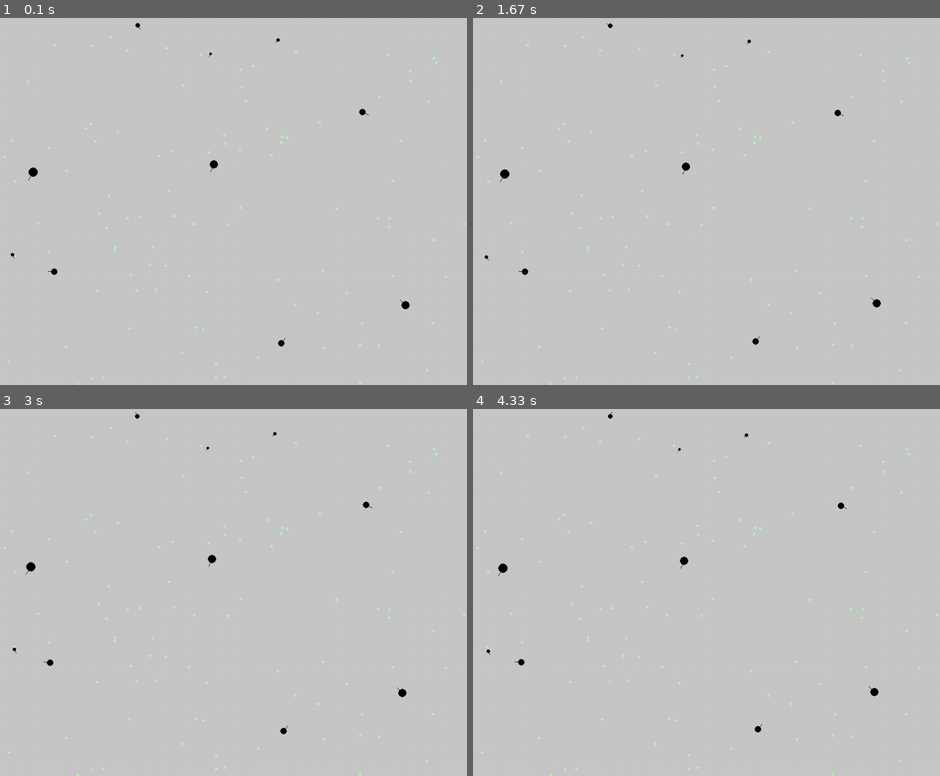
Above: before the commit, frames 1-4 (two rows, left to right).
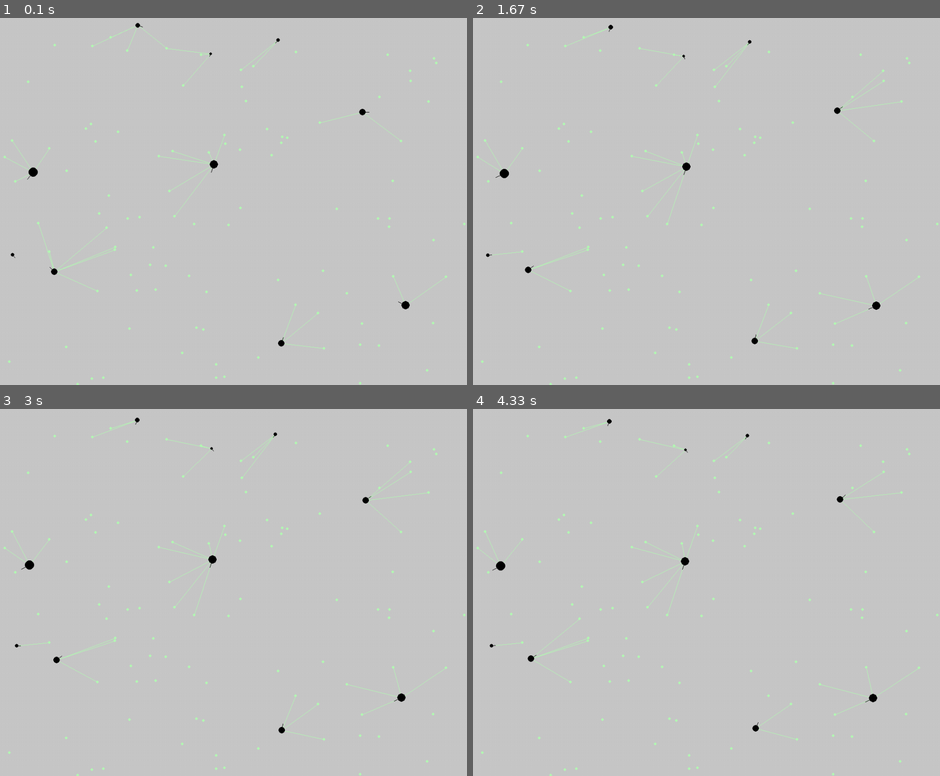
Above: after the commit, the same moments.

Repository: niclasflach/Pygame
Game: pygame game, started from simulation.py
Same seed, same stepped clock (60 frames per second), same inputs: the game is played once before the commit and once after it.
Inputs:
- Up to frame 1 (0.1 s): no input
- Up to frame 2 (1.67 s): no input
- Up to frame 3 (3 s): no input
- Up to frame 4 (4.33 s): no input

The runs differ from the first frame. In frame 1, 0.3% of the frame differs, in the area x 1-96%, y 2-91%; in frame 2, 0.5%; in frame 3, 0.5%; in frame 4, 0.6%, in the area x 1-96%, y 0-91%.

Commit message:
Simulation works with eating etc. now

Diff:
--- a/simulation.py
+++ b/simulation.py
@@ -1,6 +1,8 @@
 import random
 import sys, pygame
 import pygame.math as math
+import math as pymath
+
 pygame.init()
 
 size = width, height = 1024,800
@@ -21,21 +23,52 @@
         self.size = size
         self.direction = pygame.Vector2(random.randint(-10,10) , random.randint(-10,10) )
         self.speed = 0.1
-        self.agility = 10
+        self.agility = 1
+        self.los_length = 150
+        self.target = pygame.Vector2()
 
         self.direction = self.direction.normalize()
-        print(self.direction * 5)
         # self.direction = random.randint(0,10) - 5, random.randint(0,10) - 5
+
     def __del__(self):
       # print('Inside the destructor')
       # print('Object gets destroyed')
       pass
+
+
     def draw(self):
         #self.sprite to use with collision detection
         self.sprite = pygame.draw.circle(screen, (black), self.position, self.size, 0)
         pygame.draw.line(screen, black, self.position,  (self.size * 2 * self.direction) + self.position  )
+
+
     def look_for_food(self):
+        for food in range(len(foods)):
+            # print(foods[food].sprite)
+            distance_vector = self.position - foods[food].position
+            distance_vector_target = self.position - foods[food].position
+            distance = distance_vector.length()
+            distance_target = distance_vector_target.length()
+            if distance < self.los_length:
+                distance_orientation = vector_to_degrees(distance_vector)
+                angular_distance = distance_orientation - (vector_to_degrees(self.direction) +180)
+                angular_distance = map_to_range(angular_distance)
+                # print(angular_distance)
+                line_color = black
+                if abs(angular_distance) < 90:
+                    if distance < distance_target:
+                        self.target = foods[food].position
+                if angular_distance > 0:
+                    self.direction = self.direction.rotate(-self.agility)
+                if angular_distance < 0:
+                    self.direction = self.direction.rotate(self.agility)
+
+                    line_color = green
+                    pygame.draw.line(screen, line_color, self.position, foods[food].position  )
+
         pass
+
+
     def move(self):
         if self.position.x+self.direction.x < 20:
             self.direction = self.direction.rotate(self.agility)
@@ -46,8 +79,12 @@
         if self.position.y > height-20:
             self.direction = self.direction.rotate(self.agility)
         self.position = self.position + self.direction * self.speed
+
+
     def age(self):
         self.life -= 1
+
+
     def collision_detection(self):
         #Most likely need to put all food sprites in a group or something for this.
         #investigation best approach
@@ -56,9 +93,12 @@
         for food in range(len(foods)):
             # print(foods[food].sprite)
             if self.sprite.colliderect(foods[food].sprite):
+                foods.pop(food)
+
                 eaten_food.append(food)
-                self.life += 1000
-                print("Collision")
+                self.life += 4000
+                return
+            #    print("Collision")
             # collisions = pygame.sprite.spritecollide(self.sprite.rect, foods[food].sprite.rect, False, pygame.sprite.collide_circle)
             # eaten_food.append(foods[food])
             # self.life += 1000
@@ -66,9 +106,8 @@
         pass
 
 class Food:
-    def __init__(self,position, size):
-         self.sprite = pygame.sprite.Sprite()
-    def __init__(self) -> None:
+    def __init__(self):
+        self.sprite = pygame.sprite.Sprite()
         self.position = pygame.Vector2(random.randint(0, width), random.randint(0,height))
         self.size = 3
 
@@ -96,9 +135,15 @@
         generated += 1
     return
 
-def remove_eaten_food():
-    for food in eaten_food:
-        foods.pop(food)
+def remove_eaten_food(eaten_food):
+    for food in range(len(eaten_food)):
+        print("Removing eaten food")
+        print(food)
+        try:
+            foods.pop(food)
+        except:
+            print("Food not deletable index")
+    eaten_food = []
 
     pass
 
@@ -109,9 +154,20 @@
             blobs_to_kill.append(i)
             print("one mor blob is dead...")
     for dead in blobs_to_kill:
-        blobs.pop(dead)
+        try:
+            blobs.pop(dead)
+        except:
+            print("Cant delete food")
 
 
+def vector_to_degrees(vector):
+    """ Returns the angle from X+ axis to the given vector """
+    return pymath.atan2(-vector[1], vector[0]) * (180/pymath.pi)
+
+
+def map_to_range(orientation):
+    """ Maps the angle orientation in degrees to range [-180, 180) """
+    return orientation - 360*pymath.floor((orientation + 180) * (1/360))
 
 
 generate_Food(100)
@@ -133,8 +189,9 @@
         blob.collision_detection()
         blob.age()
 
-        #print(blob.life)
-    remove_eaten_food()
+    if len(foods) < 50:
+        generate_Food(70)
+
     remove_dead_blobs()
 
     pygame.display.flip()
